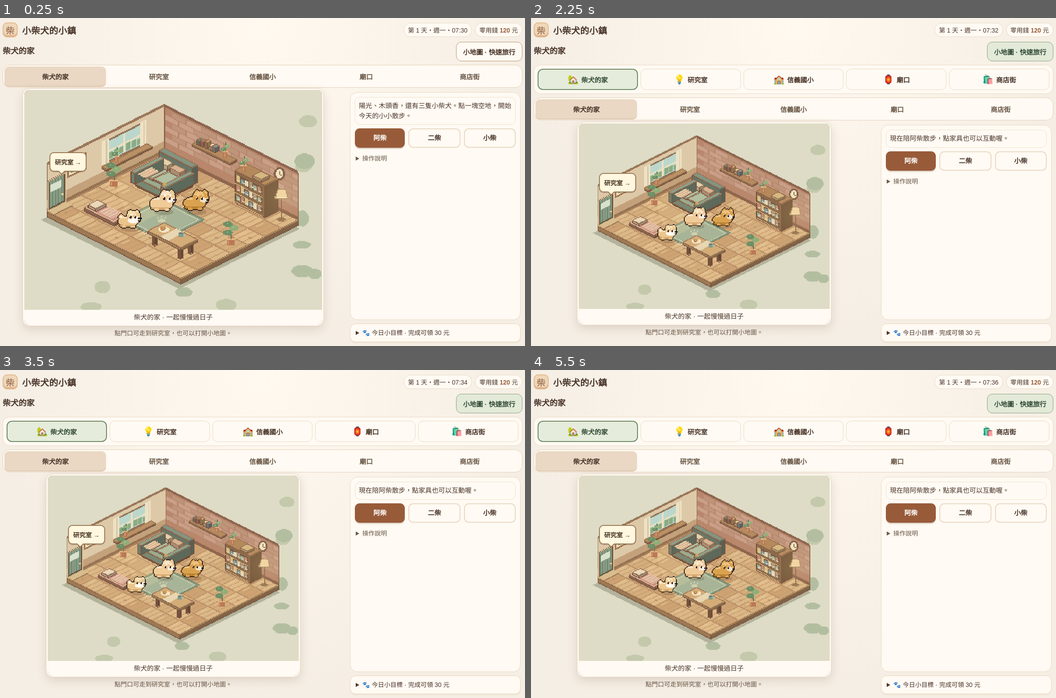
Above: before the commit, frames 1-4 (two rows, left to right).
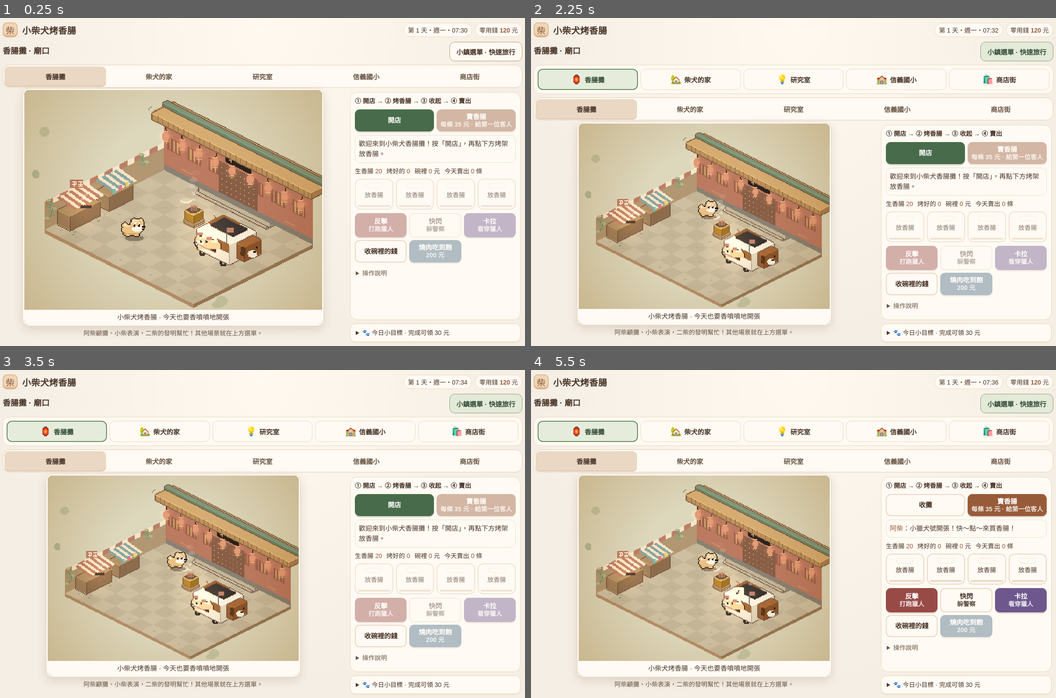
Above: after the commit, the same moments.

Repository: bb9vgzsdy8-spec/Shiba-game
Game: browser game, page 小柴犬的小鎮_第一階段_自由走動體驗.html
Same seed, same stepped clock (60 frames per second), same inputs: the game is played once before the commit and once after it.
Inputs (mouse positions are in pixels of both pictures, inside the frame that each line leads up to):
- Up to frame 1 (0.25 s): no input
- Up to frame 2 (2.25 s): click (704, 198) at 0.27 s; hold Right 1.03-1.53 s; tap Space at 1.1, 1.6, 2.1 s; hold Down 1.58-1.85 s; hold Left from 1.9 s (still down); click "小地圖 · 快速旅行" (after the commit: "小鎮選單 · 快速旅行") at 2.02 s
- Up to frame 3 (3.5 s): release Left at 2.47 s; hold Up 2.52-2.82 s; tap Space at 2.6, 3.1 s; hold Right from 2.87 s (still down)
- Up to frame 4 (5.5 s): release Right at 3.53 s; hold Up 3.58-3.82 s; tap Space every 0.5 s from 3.6 to 5.1 s; hold Left 3.87-4.3 s; hold Down 4.35-4.68 s; click (924, 504) at 4.52 s, where only the run after the commit has a clickable "開店"; hold Right 4.73-5.23 s; hold Down from 5.28 s (still down)

The runs differ from the first frame. In frame 1, 38% of the frame differs, in the area x 0-99%, y 2-97%; in frame 2, 29%; in frame 3, 29%; in frame 4, 29%.

Commit message:
Make sausage stand the main game and clarify cooking controls

Diff:
--- a/小柴犬的小鎮_第一階段_自由走動體驗.html
+++ b/小柴犬的小鎮_第一階段_自由走動體驗.html
@@ -3,7 +3,7 @@
 <head>
 <meta charset="UTF-8">
 <meta name="viewport" content="width=device-width, initial-scale=1">
-<title>小柴犬的小鎮</title>
+<title>小柴犬烤香腸</title>
 <meta name="claude:viewport-fit-sides" content="cover">
 <link rel="preconnect" href="https://fonts.googleapis.com">
 <link rel="preconnect" href="https://fonts.gstatic.com" crossorigin>
@@ -219,31 +219,44 @@
  .map-icon{font-size:18px}.travel-status{min-height:0}
 }
 
+/* Sausage stand: keep the existing game, bring cooking controls forward. */
+.stall-guide,.grill-guide{margin:0;font-size:14px;line-height:1.4;color:var(--ink)}
+.stall-guide{font-weight:600}.grill-guide{color:var(--muted)}
+#grills .grill{min-height:70px;position:relative;padding-bottom:12px;font-size:14px}
+#grills .grill::after{content:'';position:absolute;bottom:4px;left:5px;right:5px;height:4px;border-radius:2px;background:linear-gradient(to right,#ad6341 var(--heat,0%),var(--line) var(--heat,0%))}
+#grills .grill i{width:38px;height:12px}
+#grills .grill.ready::after{background:#bd8a12}
+#grills .grill:disabled{cursor:default;opacity:.65}
+@media(min-width:900px) and (max-height:740px){
+ #p-temple{gap:5px}#grills .grill{min-height:60px}
+ #p-temple .msg{line-height:1.35}
+}
+@media(min-width:900px) and (max-height:650px){.stall-secondary{grid-template-columns:repeat(5,minmax(0,1fr))}.stall-secondary .btn{font-size:14px;padding:6px 2px}}
 </style>
 </head>
 <body>
 <div class="app">
   <header>
-    <div class="brand"><div class="brand-mark">柴</div><div><h1>小柴犬的小鎮</h1><div class="tagline">今天也和三隻小柴犬一起，慢慢過日子 ♡</div></div></div>
+    <div class="brand"><div class="brand-mark">柴</div><div><h1>小柴犬烤香腸</h1><div class="tagline">和三隻小柴犬一起，烤出香噴噴的每一天 ♡</div></div></div>
     <div class="hud"><span id="hClock"></span><span>零用錢 <b id="hMoney">0</b> 元</span></div>
   </header>
   <div class="travel-tools">
     <div><p class="location-label">目前位置</p><h2 id="sceneName">柴犬的家</h2></div>
-    <button type="button" class="map-toggle" id="mapToggle" aria-expanded="false" aria-controls="travelMap">小地圖 · 快速旅行</button>
+    <button type="button" class="map-toggle" id="mapToggle" aria-expanded="false" aria-controls="travelMap">小鎮選單 · 快速旅行</button>
   </div>
   <nav class="travel-map" id="travelMap" aria-label="小地圖快速旅行" hidden>
     <p class="map-hint">想去哪裡呢？點選地點，就能直接前往。</p>
+    <button type="button" class="map-place" data-travel="temple"><span class="map-icon" aria-hidden="true">🏮</span><strong>香腸攤</strong><small>香腸攤開張</small></button>
     <button type="button" class="map-place" data-travel="home" aria-current="location"><span class="map-icon" aria-hidden="true">🏡</span><strong>柴犬的家</strong><small>目前位置</small></button>
     <button type="button" class="map-place" data-travel="lab"><span class="map-icon" aria-hidden="true">💡</span><strong>研究室</strong><small>發明與休息</small></button>
     <button type="button" class="map-place" data-travel="school"><span class="map-icon" aria-hidden="true">🏫</span><strong>信義國小</strong><small>一起上課</small></button>
-    <button type="button" class="map-place" data-travel="temple"><span class="map-icon" aria-hidden="true">🏮</span><strong>廟口</strong><small>香腸攤開張</small></button>
     <button type="button" class="map-place" data-travel="shop"><span class="map-icon" aria-hidden="true">🛍️</span><strong>商店街</strong><small>慢慢逛小店</small></button>
   </nav>
   <div class="tabs" role="tablist">
+    <button class="tab" role="tab" data-s="temple" aria-selected="false">香腸攤</button>
     <button class="tab" role="tab" data-s="home" aria-selected="true">柴犬的家</button>
     <button class="tab" role="tab" data-s="lab" aria-selected="false">研究室</button>
     <button class="tab" role="tab" data-s="school" aria-selected="false">信義國小</button>
-    <button class="tab" role="tab" data-s="temple" aria-selected="false">廟口</button>
     <button class="tab" role="tab" data-s="shop" aria-selected="false">商店街</button>
   </div>
 
@@ -287,21 +300,19 @@
   </section>
 
   <section class="panel" id="p-temple" hidden>
-    <div class="msg" id="mTemple"></div>
+    <p class="stall-guide">① 開店 → ② 烤香腸 → ③ 收起 → ④ 賣出</p>
+    <div class="g2 stall-primary"><button class="btn good" id="bOpen">開店</button><button class="btn" id="bSell">賣香腸<small>每條 35 元 · 給第一位客人</small></button></div>
+    <div class="msg" id="mTemple" role="status"></div>
     <div class="stats"><span>生香腸 <b id="tRaw">0</b></span><span>烤好的 <b id="tStock">0</b></span><span>碗裡 <b id="tBowl">0</b> 元</span><span>今天賣出 <b id="tSold">0</b> 條</span></div>
-    <div class="g4" id="grills"></div>
-    <div class="g4">
-      <button class="btn" id="bSell">賣香腸<small>給第一位</small></button>
+    <div class="g4" id="grills" aria-label="四個香腸烤架"></div>
+    <div class="g3 stall-secondary">
       <button class="btn red" id="bHit">反擊<small>打跑獵人</small></button>
       <button class="btn ghost" id="bFlee">快閃<small>躲警察</small></button>
       <button class="btn violet" id="bKara">卡拉<small id="karaS">看穿獵人</small></button>
-    </div>
-    <div class="g3">
-      <button class="btn good" id="bOpen">開店</button>
       <button class="btn ghost" id="bBowl">收碗裡的錢</button>
       <button class="btn blue" id="bBBQ">燒肉吃到飽<small>200 元</small></button>
     </div>
-    <details class="instructions"><summary>操作說明</summary><p class="hint">點烤架放香腸，變成深褐色、外框發亮時再點一次收起來。柴犬獵人長得跟一般客人一樣，排到第一位會舉起網子，要在網子丟出來前按「反擊」。穿制服的是警察，按「快閃」讓小獵犬號開走。</p></details>
+    <details class="instructions"><summary>操作說明</summary><p class="hint">點烤架放香腸，金色外框與「熟了」表示可以點一下收起；烤焦時點一下清掉。柴犬獵人長得跟一般客人一樣，排到第一位會舉起網子，要在網子丟出來前按「反擊」。穿制服的是警察，按「快閃」讓小獵犬號開走。</p></details>
   </section>  <details class="daily-card"><summary>🐾 今日小目標 · 完成可領 30 元</summary><div class="daily-content">
     <div class="daily-head"><span class="daily-paw">🐾</span><div><strong>今日小目標</strong><small>完成一點點，今天就很棒了！</small></div><span class="daily-bonus">+30 元</span></div>
     <div class="daily-goals">
@@ -1033,12 +1044,12 @@
   const [gx,gy]=toGrid(bx,by);if(!TP.blocked(gx,gy))goTo(d,[[gx,gy]],TP.blocked);};
 function syncTemple(){const st=$('grills');
   if(!st.children.length){st.innerHTML=[0,1,2,3].map(i=>'<button class="grill" data-g="'+i+'"><i></i><span></span></button>').join('');st.querySelectorAll('[data-g]').forEach(b=>b.onclick=()=>grillTap(+b.dataset.g));}
-  TP.slots.forEach((s,i)=>{const b=st.children[i];const cls= …(154 unchanged characters)… th.floor(s.c/.85*100)+'%':s.c<burnAt()?'好了！':'焦了';});
+  TP.slots.forEach((s,i)=>{const b=st.children[i];const cls= …(154 unchanged characters)… th.floor(s.c/.85*100)+'%':s.c<burnAt()?'熟了・收起':'烤焦・清掉';b.disabled=!TP.open;b.setAttribute('aria-label','烤架 '+(i+1)+'：'+b.querySelector('span').textContent);b.style.setProperty('--heat',Math.round(s.on?Math.min(1,s.c/.85)*100:0)+'%');});
   $('tStock').textContent=TP.stock;$('tRaw').textContent=S.raw;$('tBowl').textContent=S.bowl;$('tSold').textContent=S.soldToday;
   $('bOpen').textContent=TP.open?'收攤':'開店';$('bOpen').className='btn '+(TP.open?'ghost':'good');
   const kl=Math.max(0,40-(T-TP.karaAt));$('bKara').disabled=kl>0||!TP.open;$('karaS').textContent=kl>0?'冷卻 '+Math.ceil(kl)+' 秒':'看穿獵人';
   ['bSell','bHit','bFlee'].forEach(id=>$(id).disabled=!TP.open||TP.fled>0);$('bBBQ').disabled=S.money<200;
-  if(TP.msgT<=0&&!TP.open)$('mTemple').textContent=phase()==='night'?'廟口夜市好熱鬧，燈籠都亮了。按「開店」開始賣香腸。':'這裡是廟口。阿柴的小獵犬號停在廟前，按「開店」開始賣香腸。';}
+  if(TP.msgT<=0&&!TP.open)$('mTemple').textContent=phase()==='night'?'廟口夜市好熱鬧，燈籠都亮了。按「開店」開始賣香腸。':'歡迎來到小柴犬香腸攤！按「開店」，再點下方烤架放香腸。';}
 
 // ======================================================================
 // SHOP STREET
@@ -1437,7 +1448,7 @@
  home:{name:'柴犬的家',caption:'柴犬的家 · 一起慢慢過日子',hint:'點門口可走到研究室，也可以打開小地圖。'},
  lab:{name:'研究室',caption:'二柴的研究室 · 今天想做什麼發明？',hint:'點門口可走回柴犬的家，也可以打開小地圖。'},
  school:{name:'信義國小',caption:'信義國小 · 今天也一起學一點點',hint:'想換個地方？小地圖和場景分頁都可以快速旅行。'},
- temple:{name:'廟口',caption:'廟口 · 香腸攤的溫暖日常',hint:'想換個地方？小地圖和場景分頁都可以快速旅行。'},
+ temple:{name:'香腸攤 · 廟口',caption:'小柴犬烤香腸 · 今天也要香噴噴地開張',hint:'阿柴顧攤、小柴表演，二柴的發明幫忙！其他場景就在上方選單。'},
  shop:{name:'商店街',caption:'商店街 · 慢慢逛，喜歡再帶回家',hint:'想換個地方？小地圖和場景分頁都可以快速旅行。'}
 };
 const travelStatus=$('travelStatus'),mapToggle=$('mapToggle'),travelMap=$('travelMap'),doorLabel=$('doorLabel');
@@ -1534,7 +1545,7 @@
 document.addEventListener('visibilitychange',save);
 syncDecor();selectDog(Number.isInteger(S.sel)&&S.sel>=0&&S.sel<3?S.sel:1);renderInv();syncDailyGoals();
 $('mLab').textContent='這是二柴的研究室。上方切換到信義國小上課，或去廟口開香腸攤賺錢。';
-showScene('home');requestAnimationFrame(frame);
+showScene('temple');requestAnimationFrame(frame);
 })();
 </script>
 </body>
